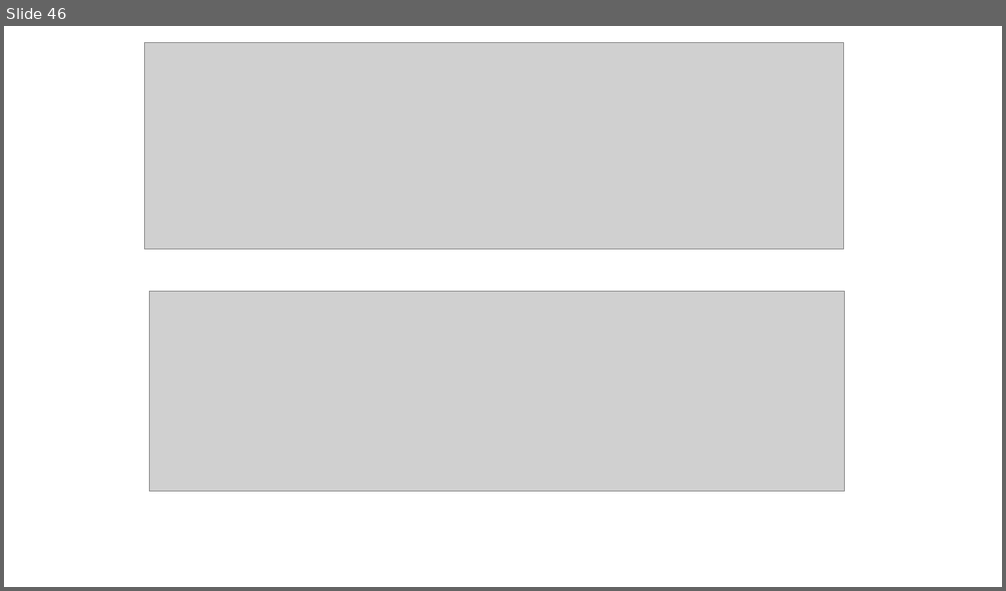
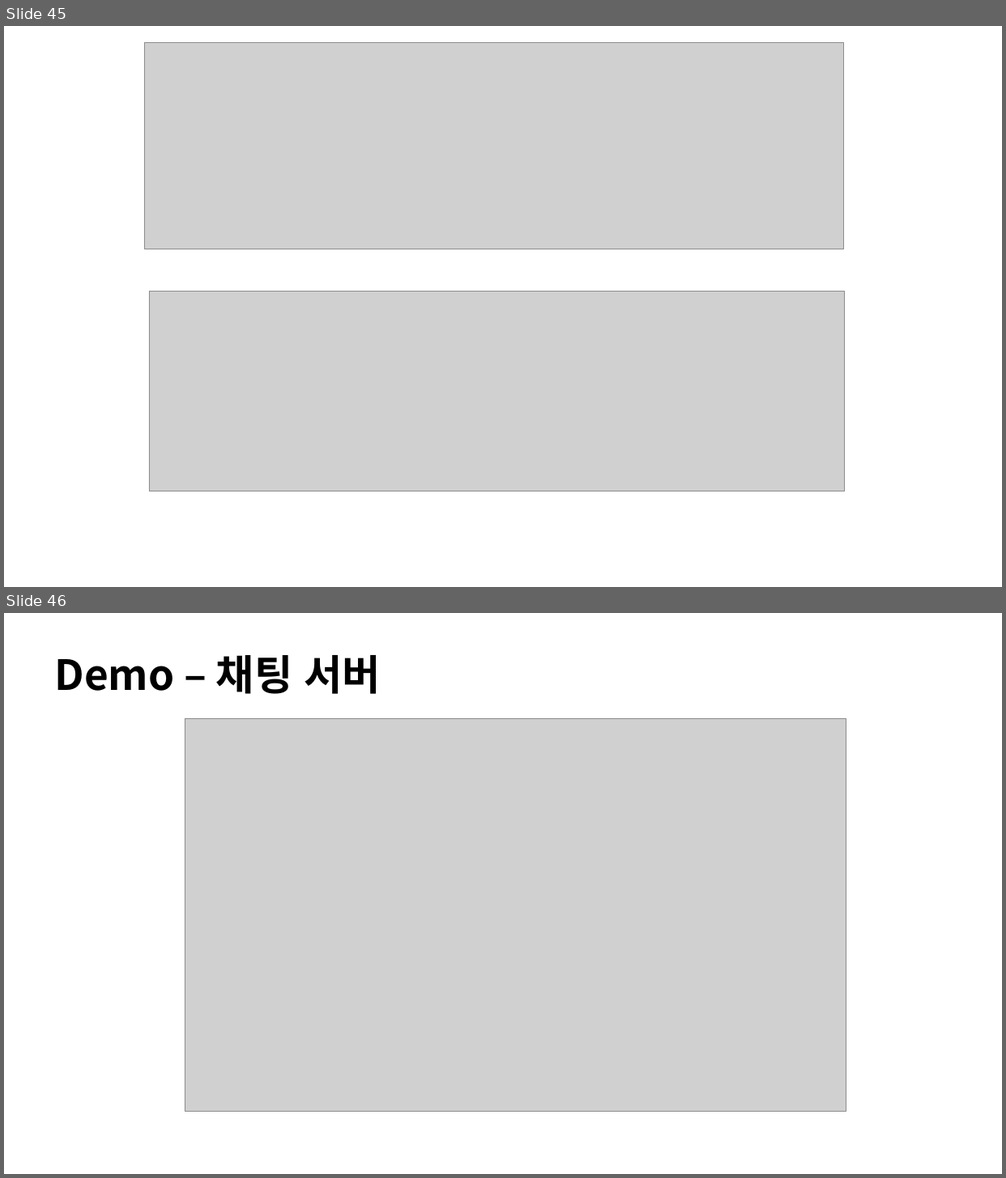
Before and after one commit to jacking75/conf_cpp_korea_2018-08, a slide deck: [C++ Korea 4th Seminar]Visual Cpp에서 유닛 테스트 하기.pptx. Shown one above the other, each under a label of ours: slide 46 before the commit, slides 45 and 46 after it. The pictures are 1006x591 and 1006x1178 pixels, drawn with LibreOffice and Linux fonts; fonts in the diff are those of the drawing; grey boxes stand for pictures. Boxes give left, top, right and bottom in pixels: in the first picture for what was removed or moved away, otherwise in the second. Text is boxed around its words. In the diff, an @@ line names an element or a change of style, - is before the commit and + after.

```diff
--- a/[C++ Korea 4th Seminar]Visual Cpp에서 유닛 테스트 하기.pptx
+++ b/[C++ Korea 4th Seminar]Visual Cpp에서 유닛 테스트 하기.pptx
@@ slide 46 added at box(4, 613, 1002, 1174), background #FFFFFF @@
@@ text added at box(54, 655, 381, 694), 80 pt, text #000000, bold @@
+Demo – 채팅 서버
@@ picture added at box(185, 718, 846, 1111) @@
@@ what was slide 46 is now slide 45 @@
```
Also in this commit, not shown: 7 slides changed, 5 other slides added, 5 slides removed, 16 other files.
